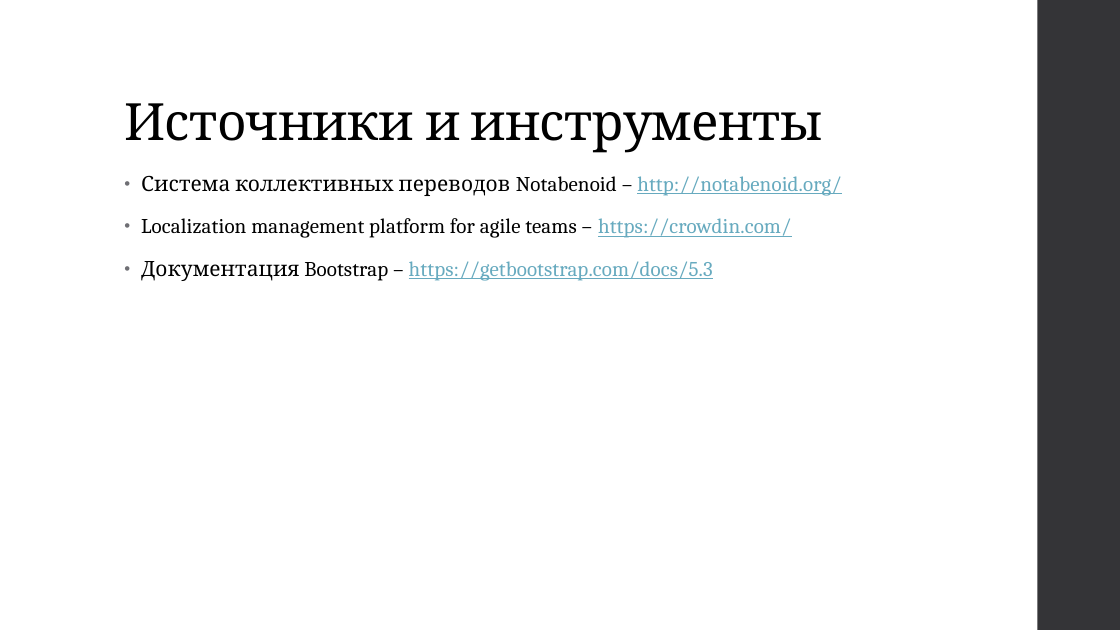
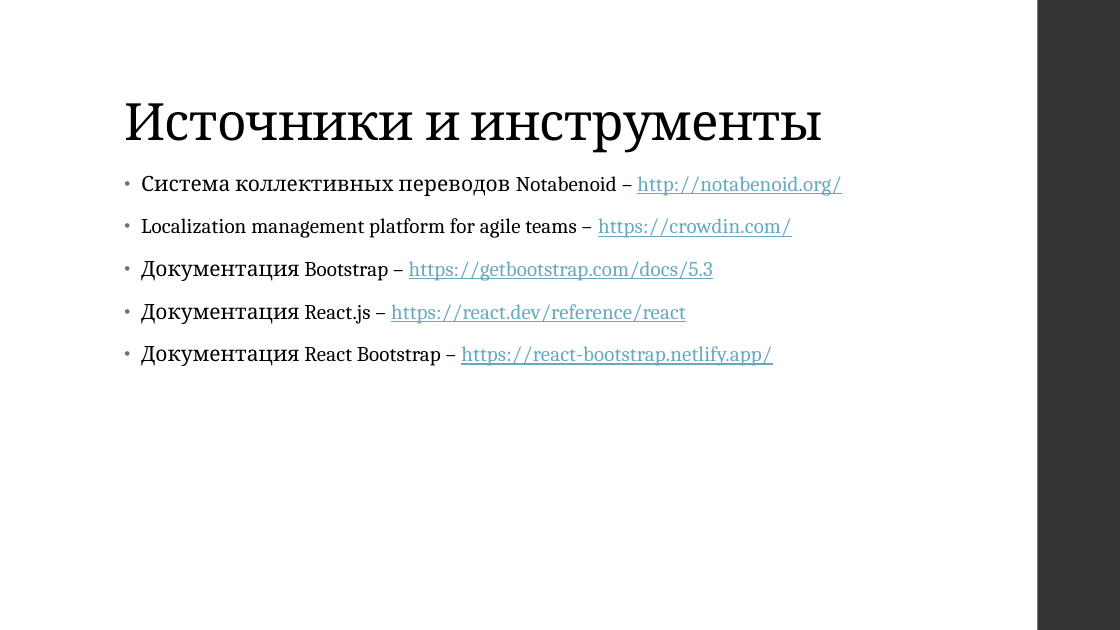
Before and after one commit to ipaingo/study, a slide deck: slide 23 of вебы/презентация/Веб-сервис для коллективных переводов.pptx (slide 11 before the commit). Drawn at 1120x630 pixels with LibreOffice and Linux fonts; fonts in the diff are those of the drawing. Boxes give left, top, right and bottom in pixels: in the first picture for what was removed or moved away, otherwise in the second. Text is boxed around its words. In the diff, an @@ line names an element or a change of style, - is before the commit and + after.

Commit message:
web 10 done

```diff
--- a/вебы/презентация/Веб-сервис для коллективных переводов.pptx
+++ b/вебы/презентация/Веб-сервис для коллективных переводов.pptx
@@ text at box(141, 304, 772, 366): paragraphs added @@
+• Документация React.js – https://react.dev/reference/react
+• Документация React Bootstrap – https://react-bootstrap.netlify.app/
```
Also in this commit, not shown: 4 other slides changed, 16 slides added, 4 slides removed.
